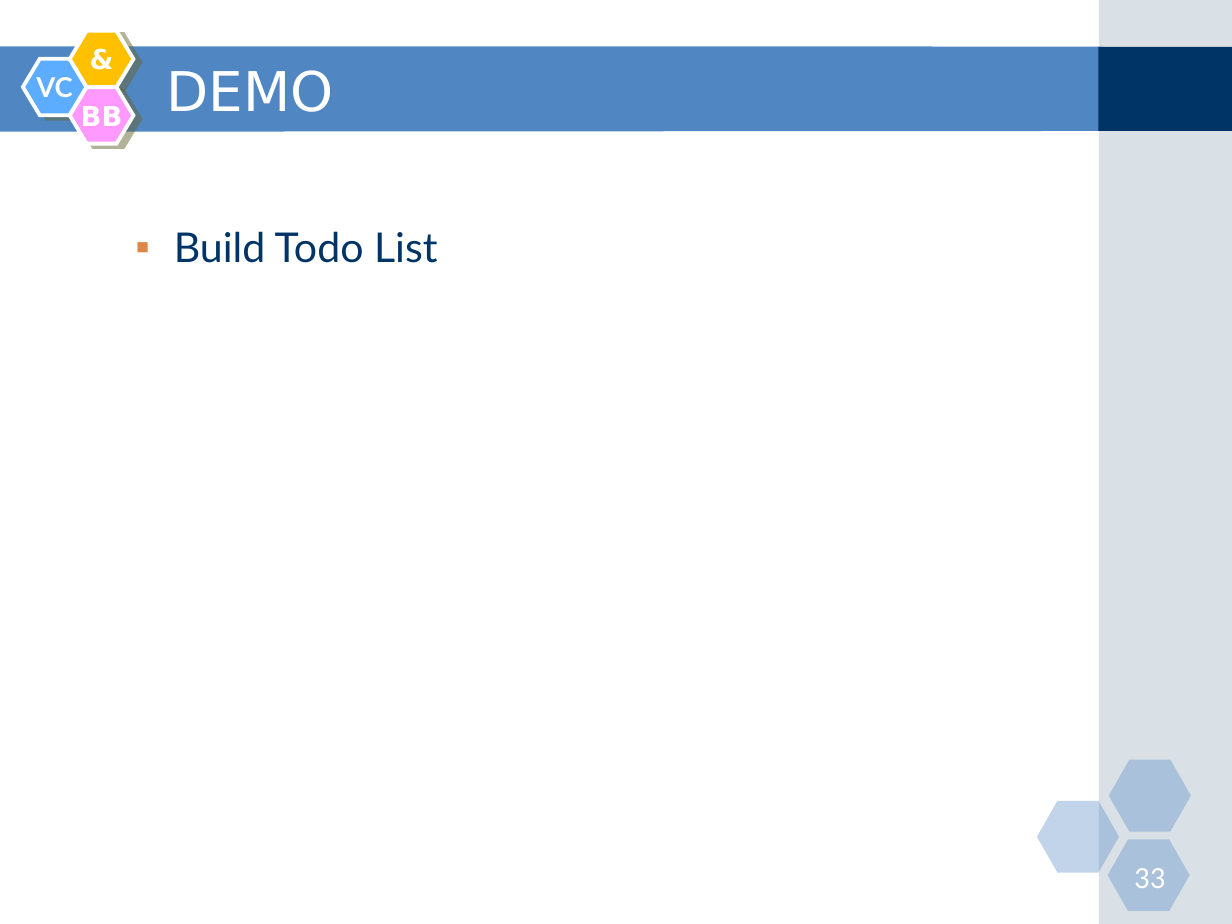
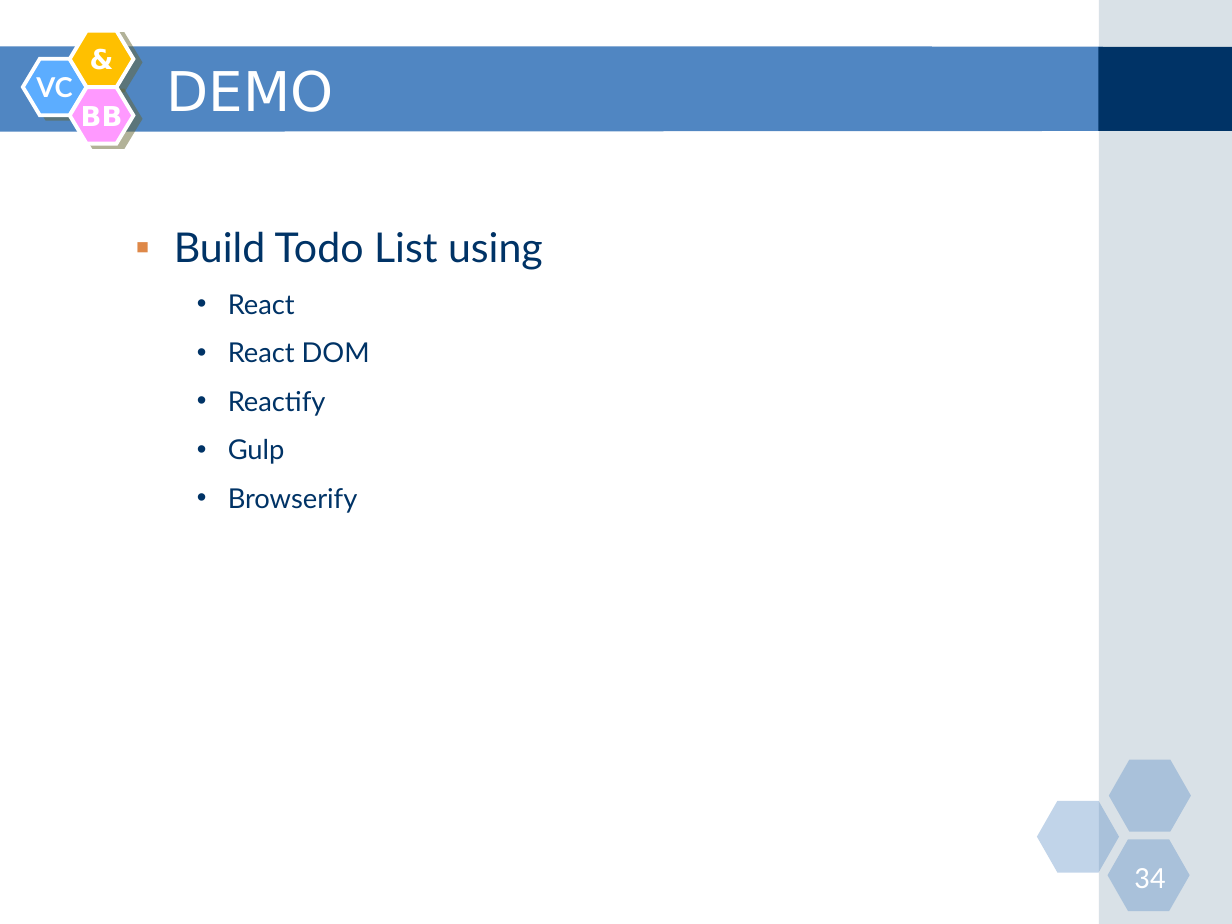
Before and after one commit to nguyenminhtiend/React-Document, a slide deck: slide 34 of React_Slide.pptx (slide 33 before the commit). Drawn at 1232x924 pixels with LibreOffice and Linux fonts; fonts in the diff are those of the drawing. Boxes give left, top, right and bottom in pixels: in the first picture for what was removed or moved away, otherwise in the second. Text is boxed around its words. In the diff, an @@ line names an element or a change of style, - is before the commit and + after.

```diff
--- a/React_Slide.pptx
+++ b/React_Slide.pptx
@@ text at (174, 231, 543, 513): text changed; size 24 to 16 pt @@
-  ▪ Build Todo List
+  ▪ Build Todo List using
+    • React
+    • React DOM
+    • Reactify
+    • Gulp
+    • Browserify
@@ page number at (1134, 868, 1165, 888): text changed @@
-33
+34
```
Also in this commit, not shown: 6 other slides changed, 1 slide added, 2 other files.
